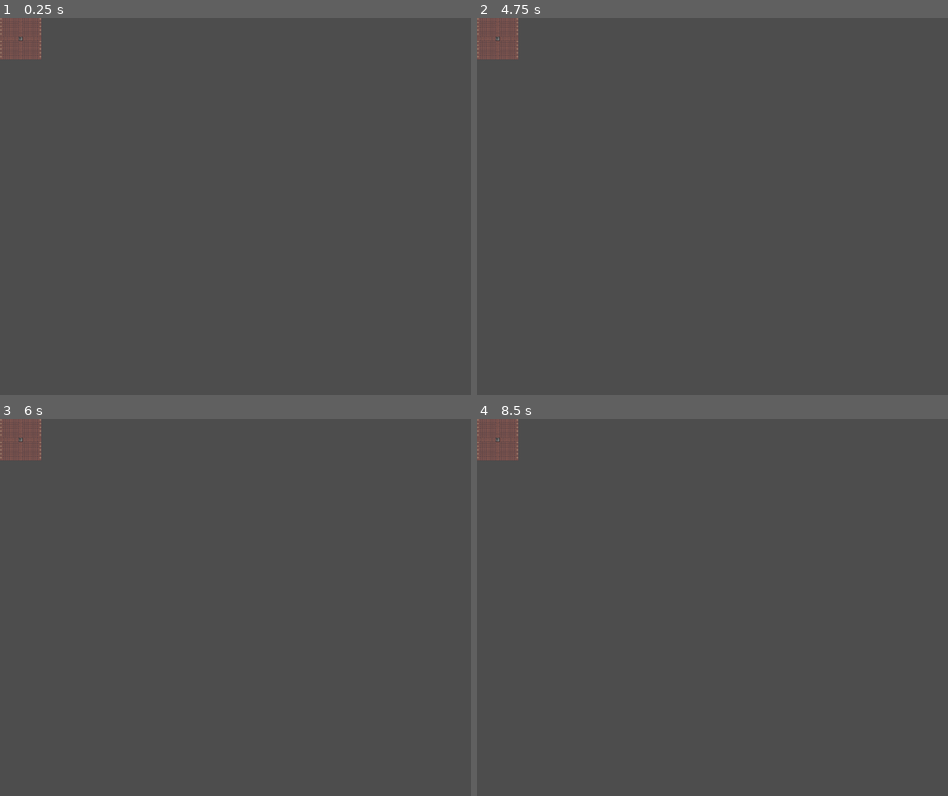
Above: before the commit, frames 1-4 (two rows, left to right).
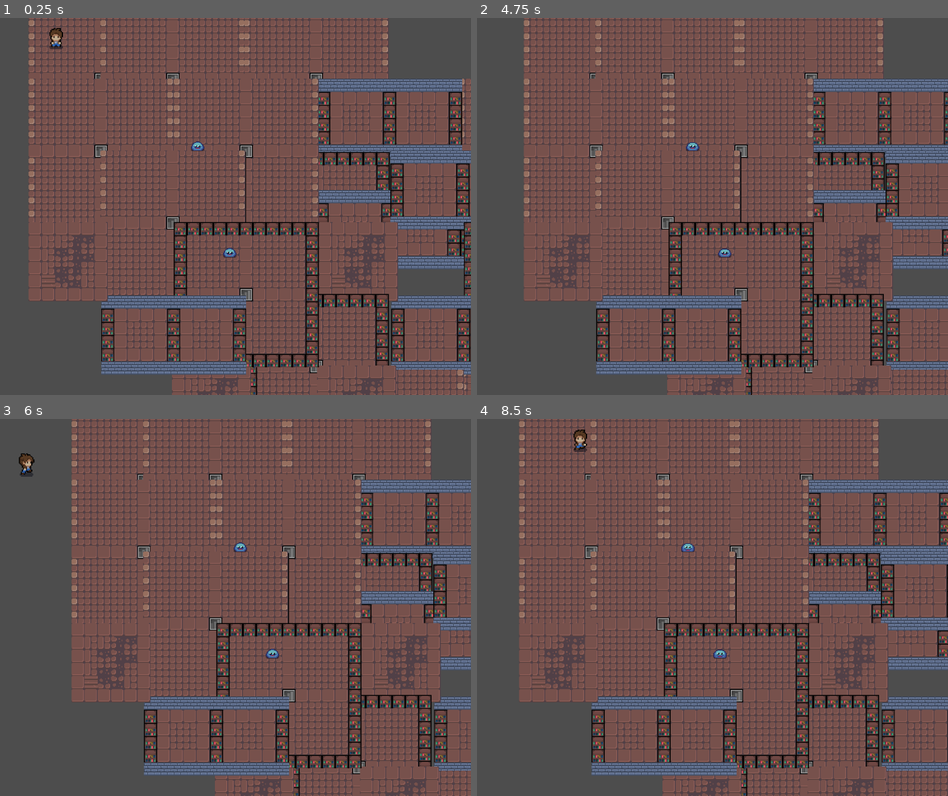
Above: after the commit, the same moments.

Repository: jaxonavena/Calamity
Game: Godot game, scene res://scenes/dungeon_generator.tscn
The game is run twice, just before and just after one commit, with the same random seed, the same clock (stepped at 60 frames per second) and the same inputs.
Inputs:
- Up to frame 1 (0.25 s): no input
- Up to frame 2 (4.75 s): tap Enter at 0.5 s; hold Right (ui_right) 0.53-1.28 s; tap Space (attack) at 0.6, 1.35, 2.1, 2.85, 3.6, 4.25, 4.35 s; hold Down (ui_down) 1.28-2.03 s; hold Right (ui_right) 2.03-2.78 s; hold Up (ui_up) 2.78-3.53 s; hold Left (ui_left) from 3.53 s (still down)
- Up to frame 3 (6 s): release Left (ui_left) at 5.03 s; hold Down (ui_down) 5.03-5.78 s; tap Space (attack) at 5.1, 5.85 s; hold Right (ui_right) from 5.78 s (still down)
- Up to frame 4 (8.5 s): release Right (ui_right) at 6.53 s; hold Up (ui_up) 6.53-7.28 s; tap Space (attack) at 6.6, 7.35, 8.1 s; hold Right (ui_right) 7.28-8.03 s; hold Down (ui_down) from 8.03 s (still down)

The runs differ from the first frame. In frame 1, 64% of the frame differs, in the area x 0-100%, y 0-100%; in frame 2, 63%; in frame 3, 60%; in frame 4, 63%.

Commit message:
Got random generation working. The dungeon's dont lien up exactly right. Got some random enemy generation going, but not on a timer. There's a weird bug where certain tiles have a hitbox, but I don't think they ever actually got a hitbox added.

Diff:
--- a/calamity-godotproject/project.godot
+++ b/calamity-godotproject/project.godot
@@ -38,6 +38,11 @@
 "events": [Object(InputEventKey,"resource_local_to_scene":false,"resource_name":"","device":-1,"window_id":0,"alt_press …(191 unchanged characters)…
 ]
 }
+restart_scene={
+"deadzone": 0.5,
+"events": [Object(InputEventKey,"resource_local_to_scene":false,"resource_name":"","device":-1,"window_id":0,"alt_pressed":false,"shift_pressed":false,"ctrl_pressed":false,"meta_pressed":true,"pressed":false,"keycode":0,"physical_keycode":82,"key_label":0,"unicode":0,"location":0,"echo":false,"script":null)
+]
+}
 
 [rendering]
 
--- a/calamity-godotproject/scenes/dungeon_generator.gd
+++ b/calamity-godotproject/scenes/dungeon_generator.gd
@@ -1,26 +1,52 @@
 extends Node2D
 
 @export var room_scenes: Array = []
+var player = preload("res://scenes/player.tscn")
+var enemy = preload("res://scenes/enemy.tscn")
 var used_positions = {}
 
 func _ready():
 	generate_dungeon()
+	place_player()
+	place_enemies(10)
+
+func _process(delta):
+	# Check for Cmd+R or Ctrl+R press to restart the scene
+	if Input.is_action_just_pressed("restart_scene"):
+		restart_scene()
+
+func restart_scene():
+	# Reload the current scene
+	var current_scene = get_tree().current_scene
+	get_tree().reload_current_scene()
 
 func generate_dungeon():
 	# Initialize the starting room
 	var start_room = instance_room()
 	start_room.position = Vector2.ZERO  # Starting at (0, 0)
 	add_child(start_room)
+
 	used_positions[start_room.position] = start_room
+	print("start room positiion: ")
+	print(start_room.position)
 
 	# Start placing connected rooms
 	place_connected_rooms(start_room, 5)  # Adjust number of rooms
 
 
-#func drop_items():
-	#var item_instance = coin_bag.instantiate()
-	#item_instance.global_position = $Marker2D.global_position
-	#get_parent().add_child(item_instance)
+func place_player():
+	# Create and position the player
+	var player_instance = player.instantiate()
+	player_instance.position = Vector2(50, 50)  #set position
+	add_child(player_instance)
+
+
+func place_enemies(count: int):
+	for i in range(count):
+		# Create and position the enemy
+		var enemy_instance = enemy.instantiate()
+		enemy_instance.position = Vector2(randi_range(0, 1500), randi_range(0, 1500))  #set position
+		add_child(enemy_instance)
 
 
 func instance_room() -> Node2D:
@@ -52,6 +78,10 @@
 func get_door_markers(room: Node2D) -> Array:
 	var door_markers = []
 	for child in room.get_children():
-		if child is Marker2D and child.name.begins_with("Door"):
+		if child is Marker2D and child.name.begins_with("D"):
 			door_markers.append(child)
+	print("Getting this room's doors:")
+	print(room)
+	print("door markers:")
+	print(door_markers)
 	return door_markers
--- a/calamity-godotproject/scenes/player.tscn
+++ b/calamity-godotproject/scenes/player.tscn
@@ -451,11 +451,7 @@
 
 [node name="Camera2D" type="Camera2D" parent="."]
 position = Vector2(201, 192)
-zoom = Vector2(5, 5)
-limit_left = 0
-limit_top = 0
-limit_right = 400
-limit_bottom = 200
+zoom = Vector2(3.5, 3.5)
 limit_smoothed = true
 rotation_smoothing_enabled = true
 drag_horizontal_enabled = true
